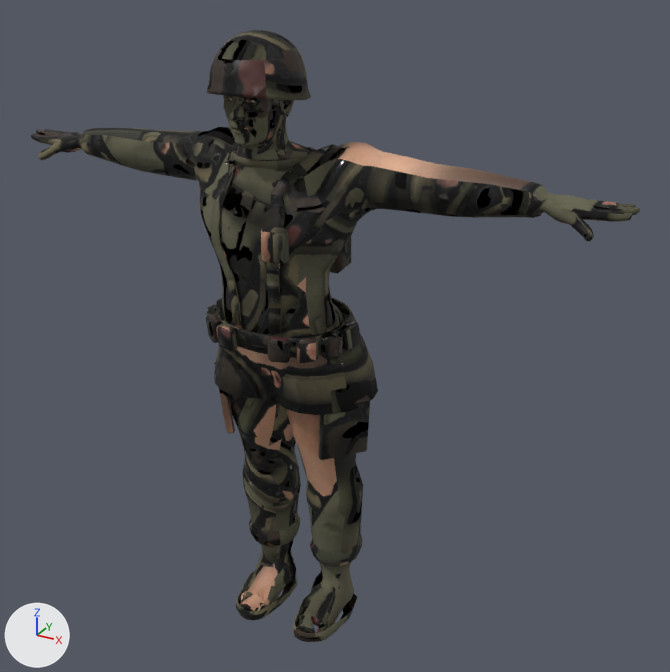
A saved change to the glTF model e63334287a3deaa3/ironveil/assets/hero.glb.
Camera for both pictures: a camera (50 mm lens) standing at (1.333, -2.174, 2.097) and looking at (0.118, 0.035, 0.993). Arrows for +X, +Y and +Z are at lower left; the lights stay in place. The first picture is the older version. Vertices at exactly the same position are counted once.

The scene before the commit, as lines of its bpy script (objects in view):
```python
me_hero = bpy.data.meshes.new('Hero')
me_hero.from_pydata(...)  # 5907 vertices, 11584 faces; spans x -0.95..0.95, y -0.3..0.16, z -0.03..1.87
me_hero.materials.append(mat_heromat)
ob_hero = bpy.data.objects.new('Hero', me_hero)
ob_hero.location = (0.0, 0.0, 0.0)
```
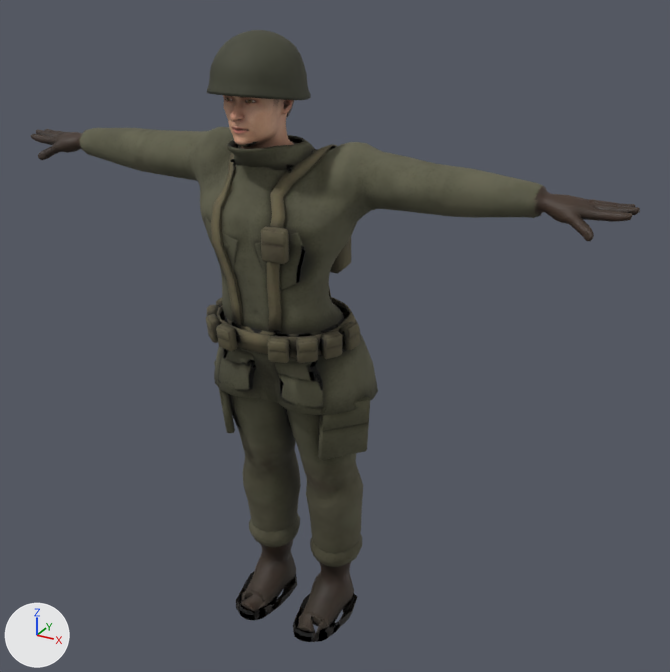
What differs and where, as boxes (x1, y1, x2, y2) in the pictures (670 x 672 px; the box of a moved part takes in the faces that stretch with it):
part 1 of me_hero, moved or reshaped
    before: (207, 80, 316, 173)
    after: (207, 80, 316, 170)
part 2 of me_hero, moved or reshaped
    both: (240, 562, 329, 629)
part 3 of me_hero, moved or reshaped
    both: (542, 199, 640, 221)
part 4 of me_hero, moved or reshaped
    both: (36, 130, 79, 151)
part 5 of me_hero, moved or reshaped (mostly hidden)
    both: (217, 298, 223, 308)
part 6 of me_hero, surface changed
    both: (31, 30, 638, 642)

Diff of the bpy script that builds the scene:
```diff
--- a/e63334287a3deaa3/ironveil/assets/hero.glb.py
+++ b/e63334287a3deaa3/ironveil/assets/hero.glb.py
@@ me_hero @@
 # used by ob_hero; location = (0.0, 0.0, 0.0)
-me_hero.from_pydata(...)  # 5907 vertices, 11584 faces; spans x -0.95..0.95, y -0.3..0.16, z -0.03..1.87
+me_hero.from_pydata(...)  # 5955 vertices, 11680 faces; spans x -0.95..0.95, y -0.3..0.16, z -0.03..1.87
+# me_hero part 1: 97 vertices moved from x -0.11..0.11, y -0.27..0.01, z 1.52..1.74 to x -0.1..0.11, y -0.27..-0.02, z 1.53..1.74; 65 vertices removed from x -0.11..0.11, y -0.2..0.01, z 1.52..1.55; 113 vertices added at x -0.11..0.11, y -0.26..-0.01, z 1.53..1.59
+# me_hero part 2: 51 vertices moved within x -0.17..0.17, y -0.15..-0.01, z 0.0..0.16
+# me_hero part 3: 26 vertices moved within x 0.74..0.95, y -0.06..0.03, z 1.48..1.5
+# me_hero part 4: 22 vertices moved within x -0.94..-0.74, y -0.07..0.04, z 1.46..1.5
+# me_hero part 5: 4 vertices moved within x -0.22..-0.2, y -0.08..-0.03, z 1.08
+# me_hero part 6: 9600 kept faces spanning x -0.95..0.94, y -0.3..0.16, z -0.03..1.87 get new texture (UV) coordinates
 me_hero.materials.append(mat_heromat)
```
